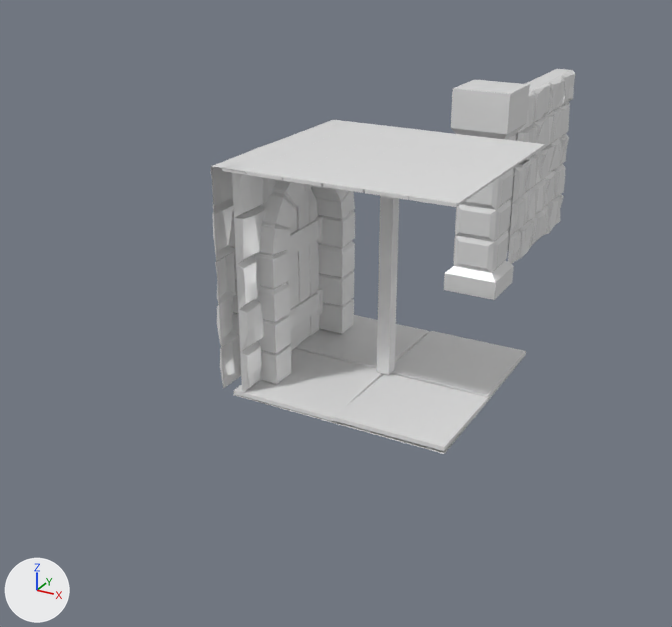
An edit to the FBX model GoblinKing/Assets/GoblinKing/Models/assets.fbx, drawn before and after from the same camera.
Both versions are drawn from a camera (50 mm lens) standing at (1.63, -3.44, 1.95) and looking at (-0.61, 0.64, -0.09). Lighting does not change. The marker at lower left points along +X, +Y and +Z.

The first picture shows 'BrickWall1', 'BrickWallHole1', 'DoorFrame1', 'Pillar1', 'StoneTileGround1', 'WoodenDoor1', 'WoodenRoof1', 'WoodenSupport1'.
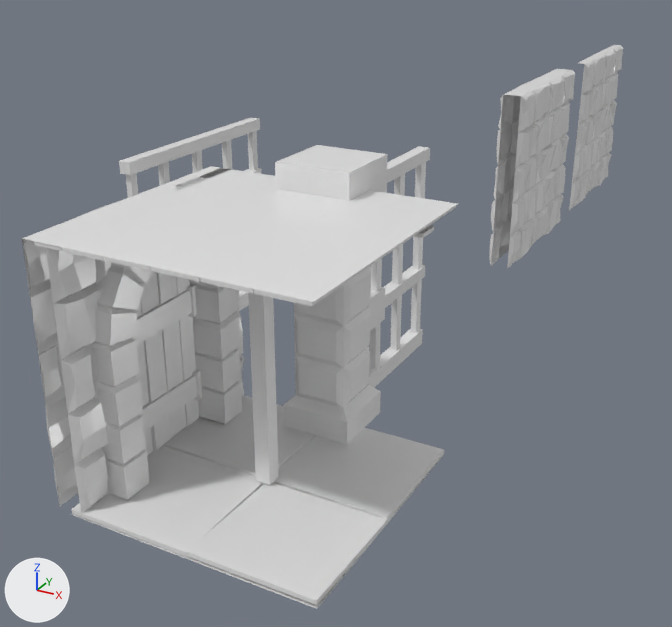
What the commit changed:
Mesh me_brickwallonesided1 is new.
It has 248 vertices, 420 faces and spans x 0.0..0.088, y -0.5..0.5, z 0.0..1.0.
It uses material mat_previewmaterial (white #e7e7e7).
Mesh me_cellwall1 is new.
It has 82 vertices, 49 faces and spans x -0.027..0.027, y -0.5..0.5, z 0.0..0.962.
It uses material mat_previewmaterial (white #e7e7e7).
Mesh me_celldoor1 is new.
It has 96 vertices, 53 faces and spans x -0.034..0.033, y -0.375..0.347, z 0.0..0.962.
It uses material mat_previewmaterial (white #e7e7e7).
Object 'WoodenSupport1' (ob_woodensupport1) moves from (0.0, 0.0, 0.0) to (0.0, -1.0, 0.0).
Object 'DoorFrame1' (ob_doorframe1) moves from (-0.5, 0.0, 0.0) to (-0.5, -1.0, 0.0).
Object 'WoodenDoor1' (ob_woodendoor1) moves from (-0.5, 0.0, 0.0) to (-0.5, -1.0, 0.0).
Object 'WoodenRoof1' (ob_woodenroof1) moves from (0.0, 0.0, 0.0) to (0.0, -1.0, 0.0).
Object 'BrickWallHole1' (ob_brickwallhole1) moves from (-0.5, 0.0, 0.0) to (-0.5, -1.0, 0.0).
Object 'StoneTileGround1' (ob_stonetileground1) moves from (0.0, 0.0, 0.0) to (0.0, -1.0, 0.0).
Object 'Pillar1' (ob_pillar1) moves from (0.0, 1.179, 0.0) to (0.0, -0.5, 0.0).
Object 'BrickWallOnesided1' (ob_brickwallonesided1) is new; it shows me_brickwallonesided1.
Its location is (0.0, 3.301, 0.0).
Object 'CellWall1' (ob_cellwall1) is new; it shows me_cellwall1.
Its location is (-1.0, 0.0, 0.0).
Object 'CellDoor1' (ob_celldoor1) is new; it shows me_celldoor1.
Its location is (0.0, 0.0, 0.0).

Changed parts and their boxes [x1, y1, x2, y2] in the pictures (672 x 627 px):
'StoneTileGround1', moved
    before: [233, 315, 526, 454]
    after: [71, 395, 444, 609]
'WoodenRoof1', moved
    before: [222, 122, 545, 207]
    after: [34, 168, 457, 306]
'BrickWallHole1', moved
    before: [211, 120, 354, 393]
    after: [22, 166, 244, 513]
'Pillar1', moved
    before: [444, 80, 530, 300]
    after: [275, 145, 388, 444]
'DoorFrame1', moved
    before: [229, 180, 355, 384]
    after: [90, 205, 242, 500]
'WoodenDoor1', moved
    before: [286, 188, 324, 351]
    after: [132, 272, 203, 455]
'WoodenSupport1', moved
    before: [377, 196, 399, 375]
    after: [248, 292, 279, 485]
'CellDoor1', added
    after: [369, 146, 430, 387]
'BrickWallOnesided1', added
    after: [569, 45, 624, 210]
'CellWall1', added
    after: [119, 118, 262, 311]
